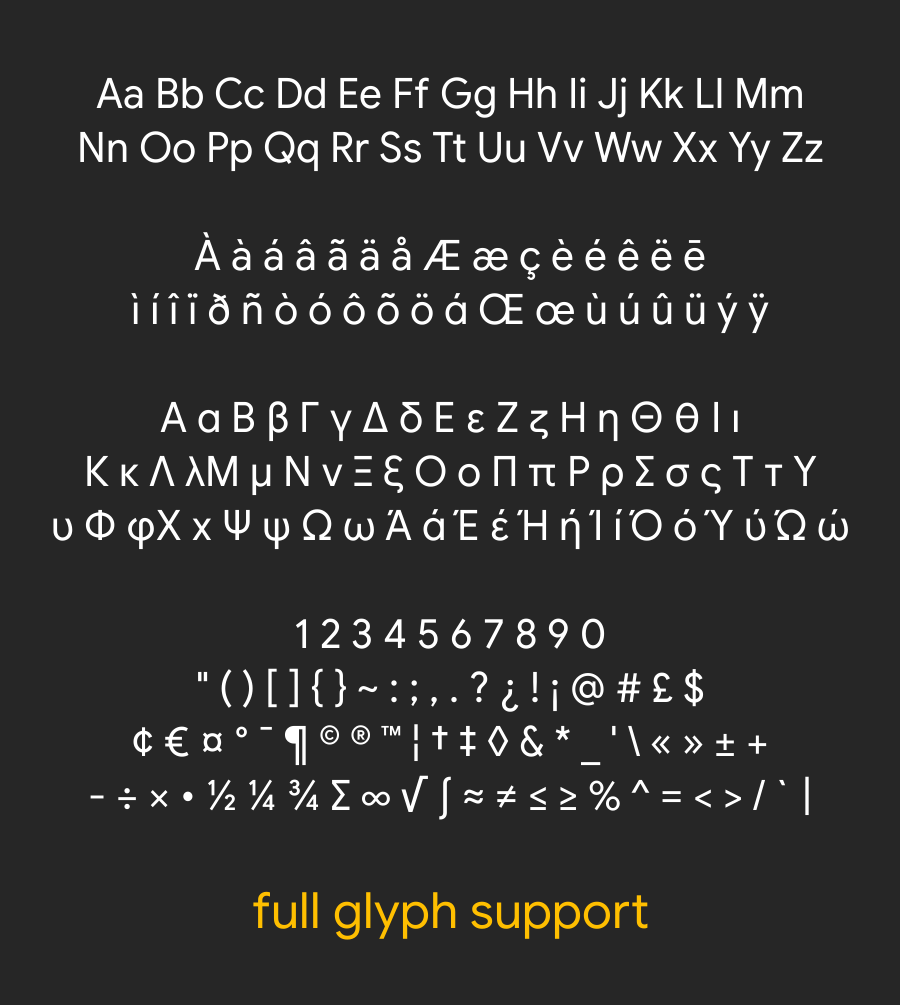
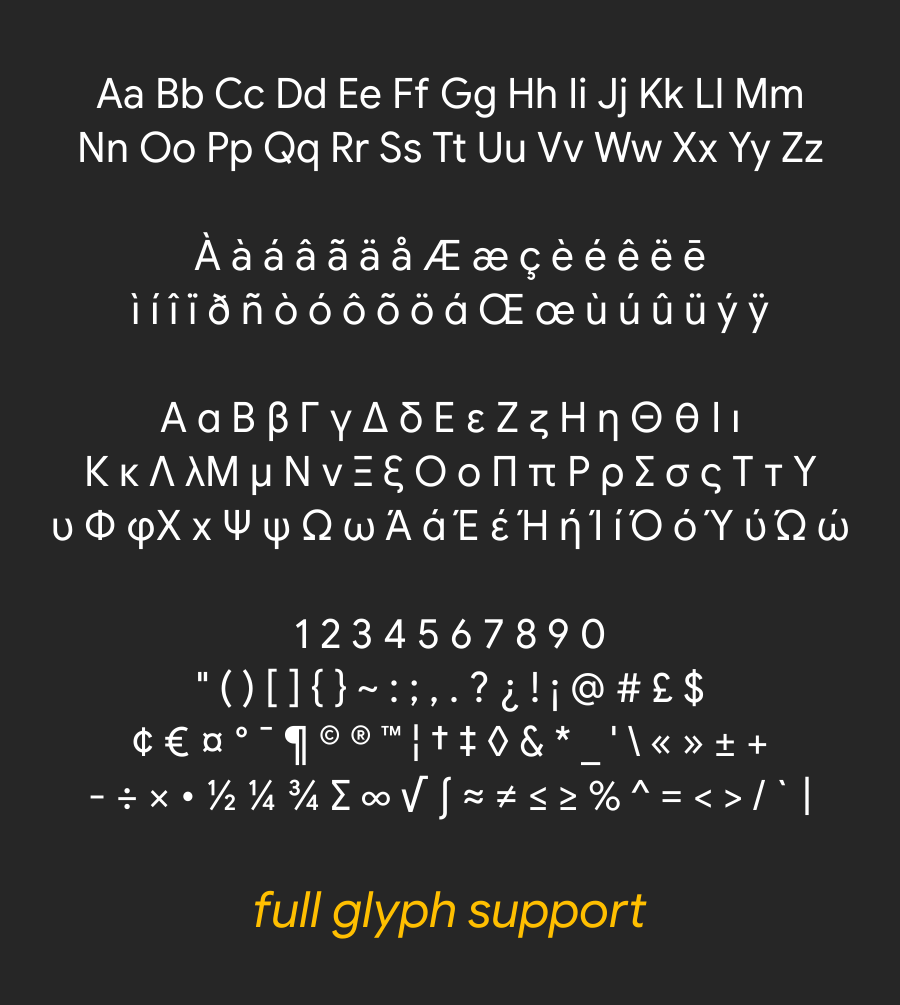
Comparing the layer stacks of the two 900px x 1005px images. Changes:
painted on "full glyph support" over (253, 890, 648, 940)
